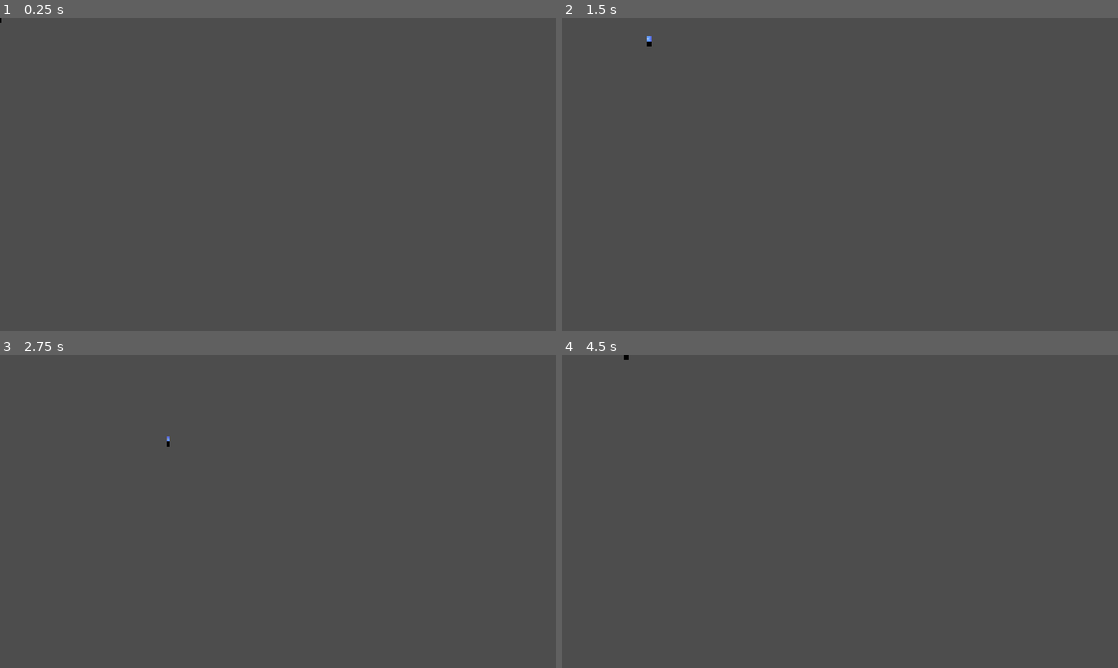
Above: before the commit, frames 1-4 (two rows, left to right).
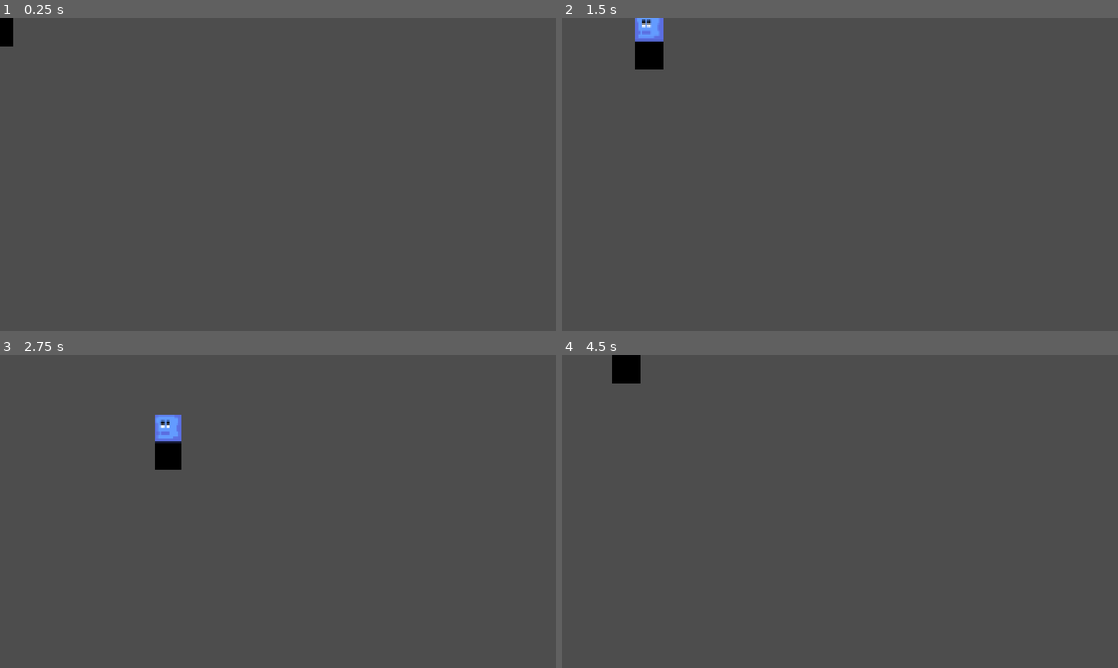
Above: after the commit, the same moments.

Repository: benjitran2009/rapidPlatformer
Game: Godot game, scene res://main.tscn
Two runs of this game, one before a commit and one after it. Both use one fixed random seed, a clock stepped at 60 frames per second and the inputs below.
Inputs:
- Up to frame 1 (0.25 s): no input
- Up to frame 2 (1.5 s): tap Enter at 0.5 s; hold D (right) 0.53-1.28 s; hold S (down) from 1.28 s (still down)
- Up to frame 3 (2.75 s): release S (down) at 2.03 s; hold D (right) from 2.03 s (still down)
- Up to frame 4 (4.5 s): release D (right) at 2.78 s; hold W (up) 2.78-3.53 s; hold A (left) from 3.53 s (still down)

The runs differ from the first frame. In frame 1, 0.2% of the frame differs, in the area x 0-3%, y 0-10%; in frame 2, 0.8%, in the area x 13-19%, y 0-17%; in frame 3, 0.8%; in frame 4, 0.5%.

Commit message:
grass block

Diff:
--- a/main.tscn
+++ b/main.tscn
@@ -4,7 +4,7 @@
 [ext_resource type="Script" uid="uid://k5pi11b3816e" path="res://main.gd" id="2_0xm2m"]
 
 [sub_resource type="RectangleShape2D" id="RectangleShape2D_vslkb"]
-size = Vector2(64, 64)
+size = Vector2(16, 32)
 
 [node name="Node2D" type="Node2D" unique_id=108175614]
 
@@ -15,4 +15,7 @@
 shape = SubResource("RectangleShape2D_vslkb")
 
 [node name="Sprite2D" type="Sprite2D" parent="CharacterBody2D" unique_id=1407473596]
+scale = Vector2(6, 6)
 texture = ExtResource("1_ig7tw")
+
+[node name="TileMapLayer" type="TileMapLayer" parent="." unique_id=720001748]
Binary file added: assets/grass_block.png
Not shown, added: assets/grass_block.png.import
